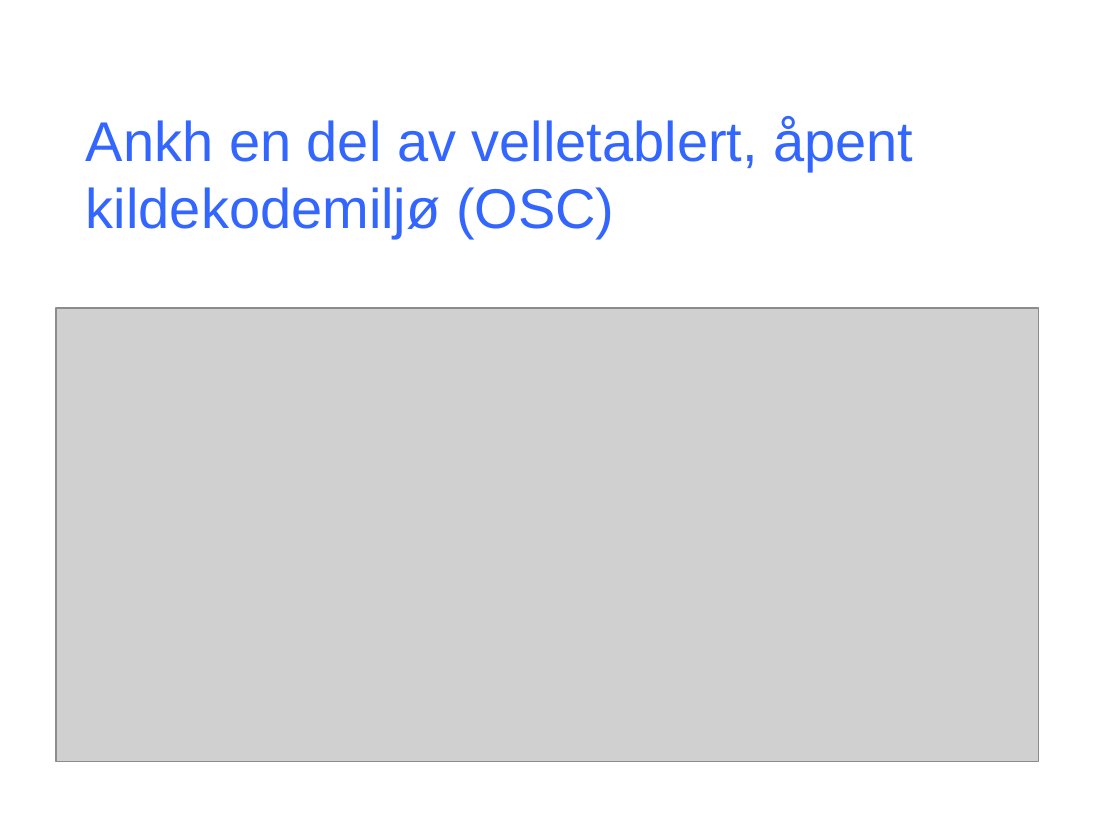
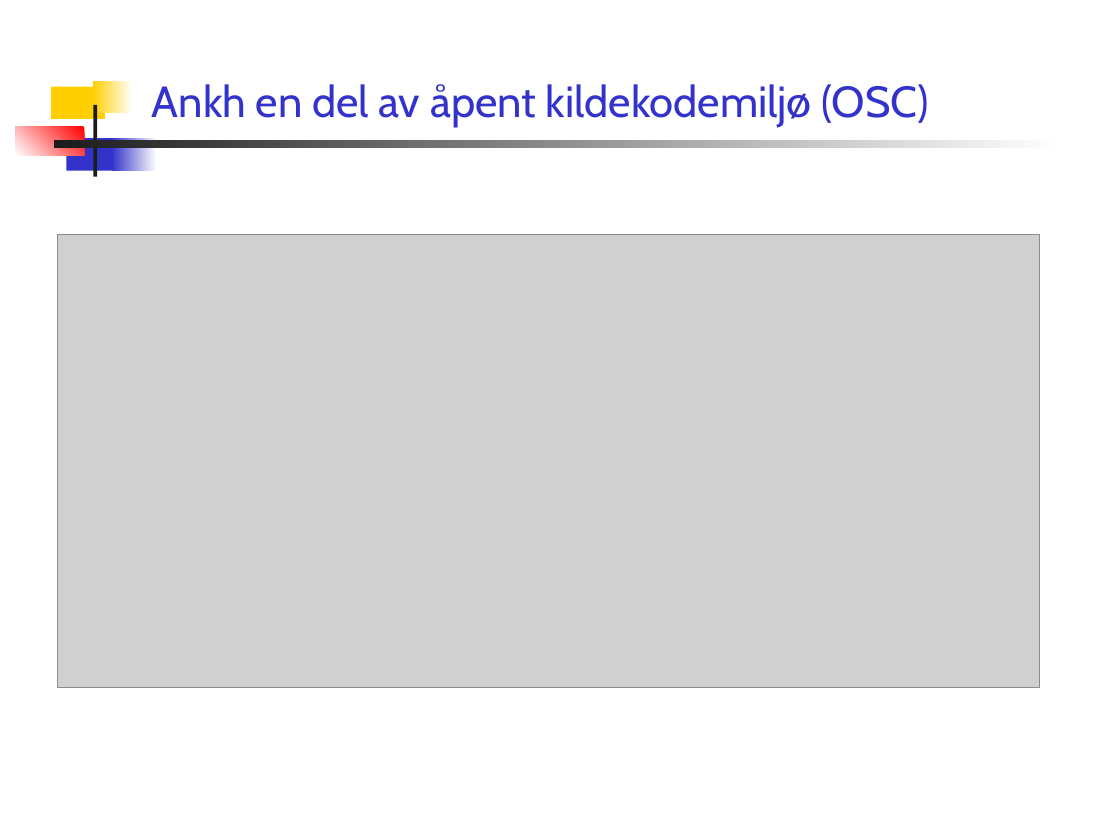
Before and after one commit to windygu/AnkhSVN, a slide deck: slide 20 of doc/powerpoint/Subversion_addin_for_VS.NET.ppt. Drawn at 1120x840 pixels with LibreOffice and Linux fonts; fonts in the diff are those of the drawing; grey boxes stand for pictures. Boxes give left, top, right and bottom in pixels: in the first picture for what was removed or moved away, otherwise in the second. Text is boxed around its words. In the diff, an @@ line names an element or a change of style, - is before the commit and + after.

Commit message:
* Changed the layout back to a template.   Change the template if you want to make changes such as font, colour, bg image. * Added image of the work schedule. * Removed the banner. * Changed some text, and fixed typos.

```diff
--- a/doc/powerpoint/Subversion_addin_for_VS.NET.ppt
+++ b/doc/powerpoint/Subversion_addin_for_VS.NET.ppt
@@ title "Ankh en del av åpent ..." at (152,84,928,127): vertical alignment middle to bottom @@
@@ rectangle added at (52,86,105,119), fill #FFCF01 @@
@@ rectangle added at (93,81,133,113), fill gradient #FFFFFF to #FFCF01 @@
@@ title at (152,84,928,127): text changed; size 36 to 28 pt; font Arial to Cabin; text colour #3366FF to #3333CC @@
-Ankh en del av velletablert, åpent kildekodemiljø (OSC)
+Ankh en del av åpent kildekodemiljø (OSC)
@@ rectangle added at (93,105,96,177), fill #1C1C1C @@
@@ rectangle added at (16,127,84,156), fill gradient #FF0000 to #FFFFFF @@
@@ rectangle added at (54,140,1062,149), fill gradient #FFFFFF to #1C1C1C @@
@@ rectangle added at (66,138,118,170), fill #3333CC @@
@@ rectangle added at (112,138,157,170), fill gradient #FFFFFF to #3333CC @@
@@ picture: place and size @@
-picture at (56,308,1038,762)
+picture at (57,235,1039,689)
```
Also in this commit, not shown: 20 other slides changed, 1 slide added, 1 slide removed.
